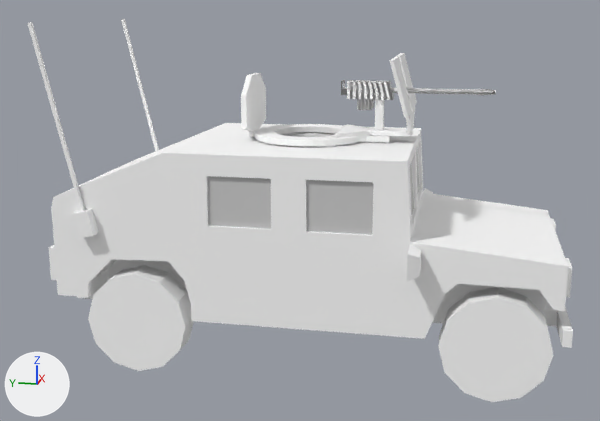
The Blender file Assets/Models/Jeep.blend: old version first, new version second.
Camera for both pictures: a camera (50 mm lens) standing at (-11.67, -2.0, 4.94) and looking at (-0.19, 0.29, 2.07). The lights are fixed; the arrows at lower left show +X, +Y and +Z.

Names of what the first picture shows: 'Cube', 'Cube.001', 'Gun', 'JeepA', 'Seat', 'Wheel_RB', 'Wheel_RF'.
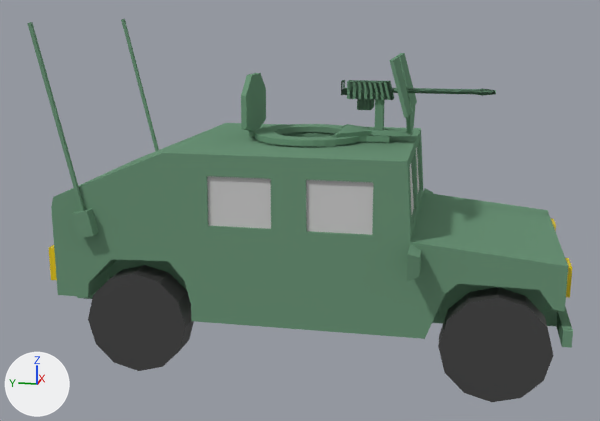
Pixel boxes (x1, y1, x2, y2) of what changed, in the pictures (600 x 421 px):
'Wheel_RF', recoloured (white to black): (438, 287, 553, 402) in both
'Wheel_RB', recoloured (white to black): (88, 265, 194, 371) in both
'Seat', recoloured (white to green): (241, 53, 417, 146) in both
'Gun', recoloured (white to green): (341, 80, 496, 110) in both
part 1 of me_jeep, built on: (49, 153, 270, 321) in both
part 2 of me_jeep, recoloured (white to green): (27, 19, 573, 348) in both
part 3 of me_jeep, recoloured (white to yellow): (49, 218, 572, 298) in both

Patch to the scene script:
```diff
--- a/Assets/Models/Jeep.blend.py
+++ b/Assets/Models/Jeep.blend.py
@@ me_jeep @@
 # used by ob_jeepa; location = (0.0, 0.15, 0.0); rotation_euler = (1.571, 0.0, 0.0), in degrees (90, 0, 0)
 # verts and faces of me_jeep; kept vertices keep their numbers, new ones are numbered from 341
-me_jeep.from_pydata(...)  # 341 vertices, 224 faces; spans x -2.0..1.85, y 0.58..4.74, z -3.43..3.57
+me_jeep.from_pydata(...)  # 341 vertices, 226 faces; spans x -2.0..1.85, y 0.58..4.74, z -3.43..3.57
+# me_jeep part 1
+delete_faces([(59, 75, 60, 65, 110, 113, 66, 61, 82, 81, 80, 79, 78, 62, 63, 262, 263, 260)])
+faces += [(65, 110, 113, 66)]  # mat_yellowlight (yellow #e7c900)
+faces += [(59, 75, 60, 65, 66, 61, 82, 81, 80, 79, 78, 62, 63, 262, 263, 260)]  # mat_material (green #6d9679)
+# me_jeep part 2: 204 faces spanning x -2.0..1.85, y 0.58..4.74, z -3.43..3.57 switch from mat_turnplate (white #ffffff) to mat_material (green #6d9679)
+# me_jeep part 3: 18 faces spanning x -1.54..1.39, y 1.24..1.79, z -3.4..3.53 switch from mat_turnplate (white #ffffff) to mat_yellowlight (yellow #e7c900)
@@ me_untitled_002 @@
 me_untitled_002.from_pydata(...)  # 24 vertices, 14 faces; spans x -0.204..0.204, y -0.71..0.71, z -0.71..0.71
-me_untitled_002.materials.append(mat_turnplate)  # white #ffffff
+me_untitled_002.materials.append(mat_tire)  # black #414141
@@ me_untitled_001 @@
 me_untitled_001.from_pydata(...)  # 24 vertices, 14 faces; spans x -0.204..0.204, y -0.71..0.71, z -0.71..0.71
-me_untitled_001.materials.append(mat_turnplate)  # white #ffffff
+me_untitled_001.materials.append(mat_tire)  # black #414141
@@ me_untitled @@
 me_untitled.from_pydata(...)  # 214 vertices, 115 faces; spans x -0.94..0.86, y -0.02..1.14, z -0.92..1.42
-me_untitled.materials.append(mat_turnplate)  # white #ffffff
+me_untitled.materials.append(mat_material)  # green #6d9679
@@ me_untitled_013 @@
 me_untitled_013.from_pydata(...)  # 64 vertices, 44 faces; spans x -0.15..0.47, y -0.19..0.23, z -0.53..1.57
-me_untitled_013.materials.append(mat_turnplate)  # white #ffffff
+me_untitled_013.materials.append(mat_gun)  # black #0a0a0a
```
